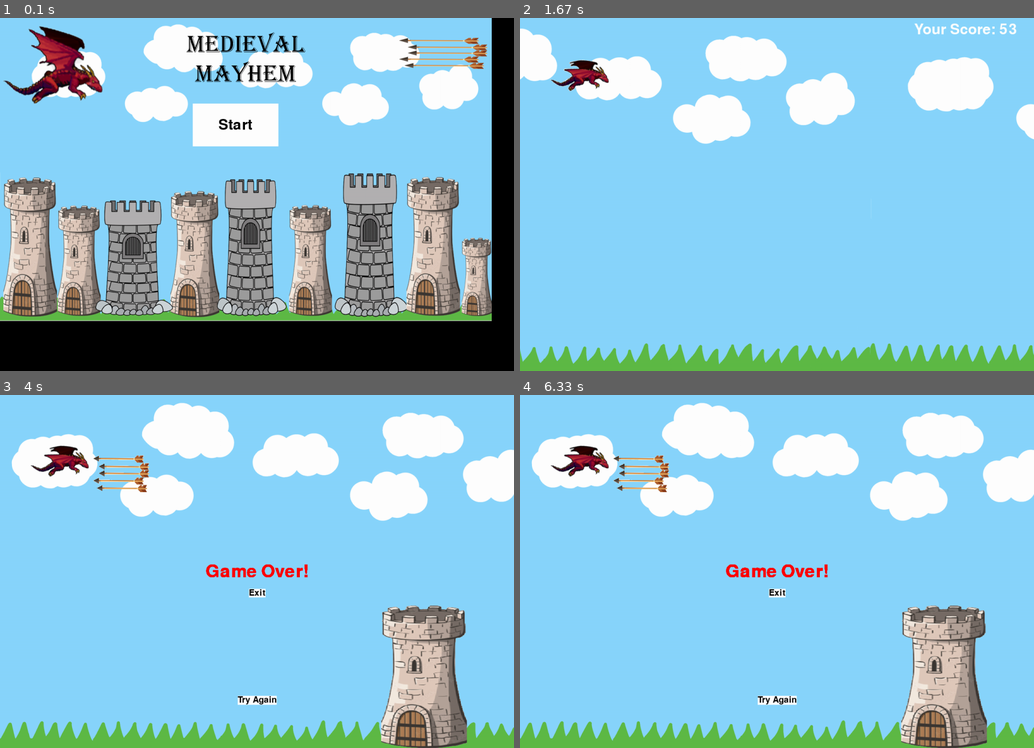
Above: before the commit, frames 1-4 (two rows, left to right).
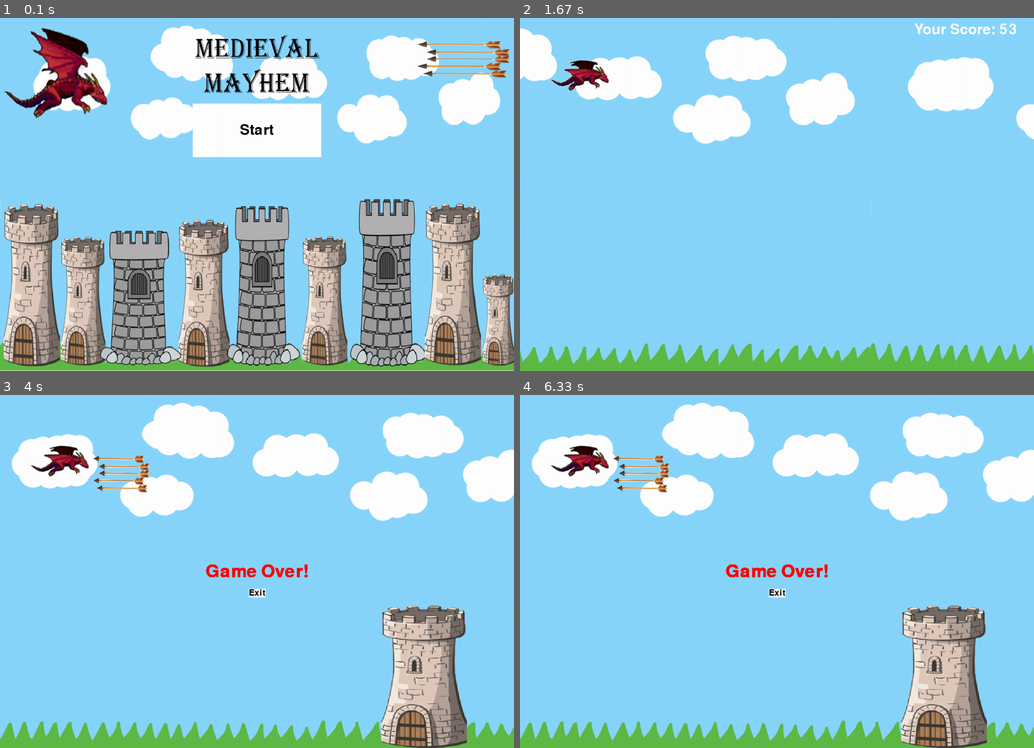
Above: after the commit, the same moments.

Repository: olincollege/Medieval-Mayhem
Game: pygame game, started from play_game.py
Same seed, same stepped clock (60 frames per second), same inputs: the game is played once before the commit and once after it.
Inputs (mouse positions are in pixels of both pictures, inside the frame that each line leads up to):
- Up to frame 1 (0.1 s): no input
- Up to frame 2 (1.67 s): press the mouse at (777, 130) at 0.37 s; move the mouse to (715, 162) at 0.47 s; release the mouse at (653, 198) at 0.6 s; tap S at 0.67 s; hold Up 1-1.47 s; hold Down from 1.5 s (still down)
- Up to frame 3 (4 s): release Down at 1.8 s; hold Up 1.83-2.2 s; hold Down 2.23-2.6 s; hold Up 2.63-2.93 s; hold Down 2.97-3.27 s; hold Up 3.3-3.67 s; hold Down from 3.7 s (still down)
- Up to frame 4 (6.33 s): release Down at 4.07 s; hold Up 4.1-4.4 s; hold Down 4.43-4.73 s

The runs differ from the first frame. In frame 1, 59% of the frame differs, in the area x 0-100%, y 0-100%; in frame 2, nothing differs; in frame 3, 0.2%; in frame 4, 0.2%.

Commit message:
Change start screen size, remove try again button

Diff:
--- a/endscreen.py
+++ b/endscreen.py
@@ -37,13 +37,6 @@
         self.exit_button_rect = self.exit_button_text.get_rect(
             center=(self.width / 2, self.height / 2 + 50)
         )
-        self.try_again_button_font = pygame.font.Font(None, 30)
-        self.try_again_button_text = self.try_again_button_font.render(
-            "Try Again", True, (0, 0, 0)
-        )
-        self.try_again_button_rect = self.try_again_button_text.get_rect(
-            center=(self.width / 2, self.height / 2 + 300)
-        )
 
         # Initialize done flag to False
         self.done = False
@@ -72,20 +65,11 @@
                         print("exit")
                         self.done = True
                         return True
-                    # If the position of the click is within the bounds of the
-                    # Try Again button, set done flag to True
-                    if self.try_again_button_rect.collidepoint(x_position, y_position):
-                        print("try again")
-                        self.done = True
-                        return False
-
-            # Blit the end screen text, Exit button background, Try Again button background,
+            # Blit the end screen text, Exit button background
             # and button text onto the game window
             Bg.world.blit(self.end_text, self.end_rect)
             pygame.draw.rect(Bg.world, (255, 255, 255), self.exit_button_rect)
             Bg.world.blit(self.exit_button_text, self.exit_button_rect)
-            pygame.draw.rect(Bg.world, (255, 255, 255), self.try_again_button_rect)
-            Bg.world.blit(self.try_again_button_text, self.try_again_button_rect)
 
             # Update the display to show the changes
 
--- a/play_game.py
+++ b/play_game.py
@@ -8,37 +8,43 @@
 from controller import Controller
 from background import Background
 
-pygame.init()
-# Create an instance of the dragon
-dragon = Player()
 
-# Create an instance of the model
-model = DragonModel(dragon)
+def main():
 
-# Create an instance of view
-view = View(model)
+    pygame.init()
+    # Create an instance of the dragon
+    dragon = Player()
 
-result = view.draw_start_screen()
+    # Create an instance of the model
+    model = DragonModel(dragon)
+    # Create an instance of view
+    view = View(model)
 
-# Create an instance of controller
-controller = Controller(model)
-while not model.player_done:
-    # Update controller
-    controller.update()
-    # Draw background, dragon, and sprites
-    view.draw()
-    if result == "start":
-        # Update dragon, arrows, castle, and background
-        model.update_dragon()
-        model.update_background()
-        model.update_arrows()
-        model.update_castle()
+    result = view.draw_start_screen()
 
-        # Detect collision
-        COLLISION = model.collision()
+    # Create an instance of controller
+    controller = Controller(model)
+    while not model.player_done:
+        # Update controller
+        controller.update()
+        # Draw background, dragon, and sprites
+        view.draw()
+        if result == "start":
+            # Update dragon, arrows, castle, and background
+            model.update_dragon()
+            model.update_background()
+            model.update_arrows()
+            model.update_castle()
 
-        # Move to the endscreen if a collision has occurred
-        if COLLISION:
-            view.draw_end_screen()
-        pygame.display.flip()
-        model.clock.tick(Background.frames_per_second)
+            # Detect collision
+            COLLISION = model.collision()
+
+            # Move to the endscreen if a collision has occurred
+            if COLLISION:
+                view.draw_end_screen()
+            pygame.display.flip()
+            model.clock.tick(Background.frames_per_second)
+
+
+if __name__ == "__main__":
+    main()
--- a/startscreen.py
+++ b/startscreen.py
@@ -39,8 +39,9 @@
         self.img.convert_alpha()
         self.screen = pygame.display.set_mode((width, height))
         self.font = pygame.font.Font(None, 50)
-        self.start_button_rect = pygame.Rect(450, 200, 200, 100)
+        self.start_button_rect = pygame.Rect(450, 200, 300, 125)
         self.start_button_text = self.font.render("Start", True, (0, 0, 0))
+        self.image =  pygame.transform.scale(self.img, (1200, 825))
 
     def display(self):
         """
@@ -63,7 +64,7 @@
                         return "start"
 
             # Draw the start screen elements.
-            self.screen.blit(self.img, (0, 0))
+            self.screen.blit(self.image, (0, 0))
             pygame.draw.rect(
                 self.screen, (255, 255, 255), self.start_button_rect
             )
